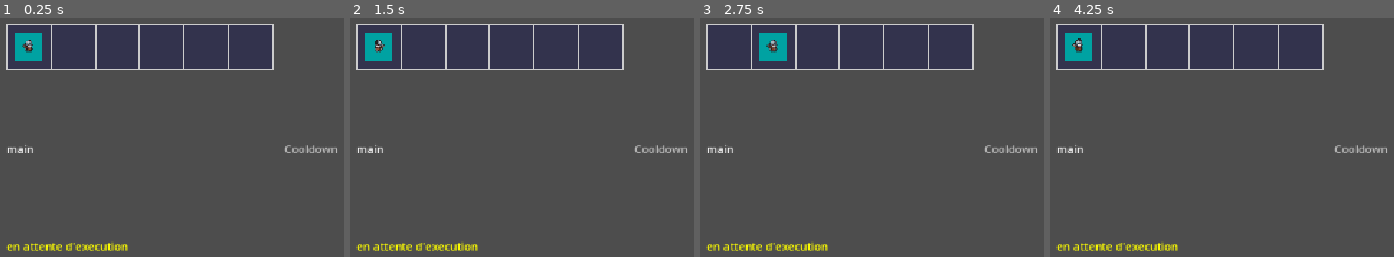
Above: before the commit, frames 1-4 (left to right).
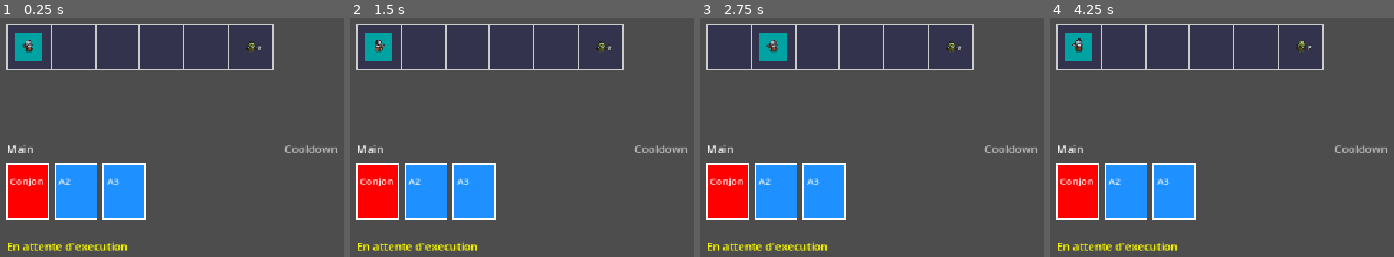
Above: after the commit, the same moments.

Repository: NiorsHaz/GMJ-Instase-2026
Game: Godot game, scene res://Scene/level_test.tscn
Two runs of this game, one before a commit and one after it. Both use one fixed random seed, a clock stepped at 60 frames per second and the inputs below.
Inputs (mouse positions are in pixels of both pictures, inside the frame that each line leads up to):
- Up to frame 1 (0.25 s): no input
- Up to frame 2 (1.5 s): tap Enter (ui_accept) at 0.5, 1.35 s; move the mouse to (outside the picture) at 0.52 s; hold Right (ui_right) 0.53-1.28 s; hold Enter (ui_accept) 0.53-1.28 s; tap E at 0.6 s; click (outside the picture) at 0.67 s; move the mouse to (525, 132) at 1.27 s; hold Left (ui_left) from 1.28 s (still down); click (525, 132) at 1.42 s
- Up to frame 3 (2.75 s): tap Enter (ui_accept) at 1.52, 1.82 s; tap E at 1.55, 2.1 s; move the mouse to (outside the picture) at 2.02 s; release Left (ui_left) at 2.03 s; hold Right (ui_right) from 2.03 s (still down); hold Enter (ui_accept) from 2.03 s (still down); click (outside the picture) at 2.17 s
- Up to frame 4 (4.25 s): move the mouse to (1345, 202) at 2.77 s; release Enter (ui_accept) at 2.78 s; tap E at 2.85 s; click (1345, 202) at 2.92 s; tap Enter (ui_accept) at 3.02, 3.32, 3.5 s; move the mouse to (outside the picture) at 3.52 s; release Right (ui_right) at 3.53 s; hold Left (ui_left) from 3.53 s (still down); hold Enter (ui_accept) from 3.53 s (still down); click (outside the picture) at 3.67 s

The runs differ from the first frame. In frame 1, 9.7% of the frame differs, in the area x 1-77%, y 9-98%; in frame 2, 9.7%; in frame 3, 9.7%; in frame 4, 9.7%.
Error before the commit: Invalid access to property or key 'word_stats' on a base object of type 'Resource (Bookstats)'. (res://Scripts/script.gd:121)

Commit message:
Added enemy for test

Diff:
--- /dev/null
+++ b/Resource/Data/Enemy/orc.tres
@@ -0,0 +1,61 @@
+[gd_resource type="Resource" script_class="EnemyStats" format=3 uid="uid://bvy3sc4i7nepb"]
+
+[ext_resource type="Script" uid="uid://cn10uboxkse7u" path="res://Scripts/Classes/enemy_stats.gd" id="1_1hl1p"]
+[ext_resource type="Texture2D" uid="uid://5s4qhutk68r0" path="res://Resource/Tiny RPG Character Asset Pack v1.03 -Free Soldier&Orc/Characters(100x100)/Orc/Orc/Orc-Idle.png" id="1_sgimr"]
+
+[sub_resource type="AtlasTexture" id="AtlasTexture_m4mka"]
+atlas = ExtResource("1_sgimr")
+region = Rect2(0, 0, 100, 100)
+
+[sub_resource type="AtlasTexture" id="AtlasTexture_fvh6v"]
+atlas = ExtResource("1_sgimr")
+region = Rect2(100, 0, 100, 100)
+
+[sub_resource type="AtlasTexture" id="AtlasTexture_f33eb"]
+atlas = ExtResource("1_sgimr")
+region = Rect2(200, 0, 100, 100)
+
+[sub_resource type="AtlasTexture" id="AtlasTexture_h2pyu"]
+atlas = ExtResource("1_sgimr")
+region = Rect2(300, 0, 100, 100)
+
+[sub_resource type="AtlasTexture" id="AtlasTexture_2oppl"]
+atlas = ExtResource("1_sgimr")
+region = Rect2(400, 0, 100, 100)
+
+[sub_resource type="AtlasTexture" id="AtlasTexture_hfxvy"]
+atlas = ExtResource("1_sgimr")
+region = Rect2(500, 0, 100, 100)
+
+[sub_resource type="SpriteFrames" id="SpriteFrames_r5p1p"]
+animations = [{
+"frames": [{
+"duration": 1.0,
+"texture": SubResource("AtlasTexture_m4mka")
+}, {
+"duration": 1.0,
+"texture": SubResource("AtlasTexture_fvh6v")
+}, {
+"duration": 1.0,
+"texture": SubResource("AtlasTexture_f33eb")
+}, {
+"duration": 1.0,
+"texture": SubResource("AtlasTexture_h2pyu")
+}, {
+"duration": 1.0,
+"texture": SubResource("AtlasTexture_2oppl")
+}, {
+"duration": 1.0,
+"texture": SubResource("AtlasTexture_hfxvy")
+}],
+"loop": 1,
+"name": &"idle",
+"speed": 5.0
+}]
+
+[resource]
+script = ExtResource("1_1hl1p")
+name = "orc"
+desc = "iption"
+animations = SubResource("SpriteFrames_r5p1p")
+metadata/_custom_type_script = "uid://cn10uboxkse7u"
--- /dev/null
+++ b/Scene/Enemy/enemy.tscn
@@ -0,0 +1,13 @@
+[gd_scene format=3 uid="uid://ch2o703p65oxg"]
+
+[ext_resource type="Script" uid="uid://ejorh2rwp2fo" path="res://enemy.gd" id="1_cisrx"]
+[ext_resource type="Resource" uid="uid://bvy3sc4i7nepb" path="res://Resource/Data/Enemy/orc.tres" id="2_r5p1p"]
+
+[sub_resource type="SpriteFrames" id="SpriteFrames_evsvj"]
+
+[node name="Enemy" type="Node2D" unique_id=1588713721]
+script = ExtResource("1_cisrx")
+stats = ExtResource("2_r5p1p")
+
+[node name="animation" type="AnimatedSprite2D" parent="." unique_id=104168628]
+sprite_frames = SubResource("SpriteFrames_evsvj")
--- a/Scene/player.tscn
+++ b/Scene/player.tscn
@@ -4,6 +4,7 @@
 [ext_resource type="Texture2D" uid="uid://daift5qhpm7tr" path="res://Resource/Tiny RPG Character Asset Pack v1.03 -Free Soldier&Orc/Characters(100x100)/Soldier/Soldier/Soldier-Idle.png" id="2_xa75v"]
 [ext_resource type="Script" uid="uid://b8tu4qv4l0ghw" path="res://Scripts/Classes/books_stats.gd" id="3_ivevv"]
 [ext_resource type="Script" uid="uid://csq6n5mc7lp8u" path="res://Scripts/Classes/players_stats.gd" id="3_xa75v"]
+[ext_resource type="Script" uid="uid://c1indbunfrib1" path="res://Scripts/Classes/word_database.gd" id="4_p6qlh"]
 [ext_resource type="Script" uid="uid://dl3lc6jj1tdvx" path="res://Scripts/Classes/words_stats.gd" id="4_r6jsd"]
 
 [sub_resource type="AtlasTexture" id="AtlasTexture_2sw5t"]
@@ -56,18 +57,28 @@
 "speed": 5.0
 }]
 
-[sub_resource type="SpriteFrames" id="SpriteFrames_ivevv"]
+[sub_resource type="Resource" id="Resource_r6jsd"]
+script = ExtResource("4_r6jsd")
+id = 1
+name = "Conjonction"
+range = 1
+cooldown = 1
+metadata/_custom_type_script = "uid://dl3lc6jj1tdvx"
 
-[sub_resource type="Resource" id="Resource_58ae2"]
+[sub_resource type="Resource" id="Resource_p6qlh"]
 script = ExtResource("4_r6jsd")
-name = "Power "
-animations = SubResource("SpriteFrames_ivevv")
-range = 1
+id = 1
 metadata/_custom_type_script = "uid://dl3lc6jj1tdvx"
+
+[sub_resource type="Resource" id="Resource_ivevv"]
+script = ExtResource("4_p6qlh")
+words = Array[ExtResource("4_r6jsd")]([SubResource("Resource_r6jsd"), SubResource("Resource_p6qlh")])
+metadata/_custom_type_script = "uid://c1indbunfrib1"
 
 [sub_resource type="Resource" id="Resource_xa75v"]
 script = ExtResource("3_ivevv")
-word_stats = Array[Resource]([SubResource("Resource_58ae2")])
+word_database = SubResource("Resource_ivevv")
+word_ids = Array[int]([0])
 metadata/_custom_type_script = "uid://b8tu4qv4l0ghw"
 
 [sub_resource type="Resource" id="Resource_q1uoi"]
@@ -119,6 +130,8 @@
 "speed": 5.0
 }]
 
+[sub_resource type="CircleShape2D" id="CircleShape2D_evsvj"]
+
 [node name="Player" type="CharacterBody2D" unique_id=548813844]
 script = ExtResource("1_kelma")
 stats = SubResource("Resource_q1uoi")
@@ -132,3 +145,6 @@
 
 [node name="animation" type="AnimatedSprite2D" parent="." unique_id=2084107405]
 sprite_frames = SubResource("SpriteFrames_evsvj")
+
+[node name="CollisionShape2D" type="CollisionShape2D" parent="." unique_id=361133972]
+shape = SubResource("CircleShape2D_evsvj")
--- a/Scripts/Classes/enemy_stats.gd
+++ b/Scripts/Classes/enemy_stats.gd
@@ -1,18 +1,24 @@
-class_name EnemyStats extends Resource
+
+class_name EnemyStats
+extends Resource
 
 @export_group("enemy_stats")
-@export var name := "name"
-@export var desc := "Enemy description"
-@export var hp := 0
-@export var stun := 0
-@export var icon : Texture2D
-@export var range_left := 0
-@export var range_right := 0
-@export var animations := SpriteFrames
+@export var name: String = "Enemy"
+@export var desc: String = "Enemy description"
+@export var hp: int = 10
+@export var stun: int = 0
+@export var icon: Texture2D
+@export var range_left: int = 1
+@export var range_right: int = 1
+@export var animations: SpriteFrames
 
 @export_group("enemy_type_stats")
-@export var type_name := "enemy type name"
-@export var type_desc := "enemy type description "
-@export_enum("res_fire","res_light","res_water") var res : int = 0
-@export_enum("fire_hit","water_hit","light_hit") var hit_type : int = 0
-@export var enemy_type_icon : Texture2D
+@export var type_name: String = "Enemy type"
+@export var type_desc: String = "Enemy type description"
+@export_enum("res_fire", "res_light", "res_water")
+var res: int = 0
+
+@export_enum("fire_hit", "water_hit", "light_hit")
+var hit_type: int = 0
+
+@export var enemy_type_icon: Texture2D
--- a/Scripts/Classes/words_stats.gd
+++ b/Scripts/Classes/words_stats.gd
@@ -1,15 +1,23 @@
-class_name WordStats extends Resource
+
+class_name WordStats
+extends Resource
+
+@export var id: int = 0
 
 @export_group("word_stats")
-@export var damage := 0
-@export var stun_damage := 0
-@export var name := "Nom d'un mot"
-@export var animations : SpriteFrames
+@export var damage: int = 0
+@export var stun_damage: int = 0
+@export var name: String = "Nom d'un mot"
+@export var animations: SpriteFrames
+@export var icon: Texture2D
 
-@export_group("word_type_state")
-@export var type_name := "Nom du type"
-@export var desc := "description d'un type de mots"
-@export_enum("fire_hit","water_hit","light_hit") var hit_type : int = 0
-@export var icon := Texture2D
-@export var range := 0
-@export var cooldown :=0
+@export_group("word_type_stats")
+@export var type_name: String = "Nom du type"
+@export var desc: String = "Description d'un type de mots"
+
+@export_enum("fire_hit", "water_hit", "light_hit")
+var hit_type: int = 0
+
+@export_group("word_combat_stats")
+@export var range: int = 0
+@export var cooldown: int = 0
--- a/Scripts/script.gd
+++ b/Scripts/script.gd
@@ -1,31 +1,50 @@
+
 extends Node2D
+
 @export var cell_count: int = 6
 @export var cell_width: int = 64
 @export var cell_height: int = 64
 @export var start_position: Vector2 = Vector2(100, 200)
+
 var books: Bookstats
+
 const PLAYER_SCENE = preload("res://Scene/player.tscn")
+const ENEMY_SCENE = preload("res://Scene/Enemy/enemy.tscn")
+
 var horizontal_grid: Array = []
 var player_instance: Node2D = null
+var enemy_instance: Node2D = null
+
 var player_hand: Array[ActionTile] = []
 var action_queue: Array[ActionTile] = []
 var cooldown_list: Array[ActionTile] = []
+
 const TILE_WIDTH = 60
 const TILE_HEIGHT = 80
 const TILE_SPACING = 70
+
 const HAND_POS = Vector2(100, 400)
 const QUEUE_POS = Vector2(100, 540)
 const COOLDOWN_POS = Vector2(500, 400)
 
+
 func _ready() -> void:
 	generate_grid()
 	spawn_player()
+	spawn_enemy()
 	setup_deck()
+
+
+# ----------------------------------------
+# GRID
+# ----------------------------------------
 
 func generate_grid() -> void:
 	horizontal_grid.clear()
+
 	for i in range(cell_count):
 		var cell_pos = start_position + Vector2(i * cell_width, 0)
+
 		horizontal_grid.append({
 			"id": "col_" + str(i),
 			"position": cell_pos,
@@ -33,120 +52,425 @@
 			"occupied_by": null
 		})
 
+
+# ----------------------------------------
+# PLAYER
+# ----------------------------------------
+
 func spawn_player() -> void:
 	if horizontal_grid.is_empty():
 		return
+
 	player_instance = PLAYER_SCENE.instantiate()
 	add_child(player_instance)
-	if "stats" in player_instance and player_instance.stats:
-		books = player_instance.stats.book
+
+	var player_stats = player_instance.get("stats")
+
+	if player_stats != null:
+		books = player_stats.get("book")
+
 	player_instance.z_index = 10
+
 	var first_cell = horizontal_grid[0]
-	player_instance.setup_position(first_cell["position"] + Vector2(cell_width / 2.0, cell_height / 2.0))
+	var center_offset = Vector2(
+		cell_width / 2.0,
+		cell_height / 2.0
+	)
+
+	player_instance.call(
+		"setup_position",
+		first_cell["position"] + center_offset
+	)
+
+	first_cell["occupied_by"] = player_instance
+
+
+# ----------------------------------------
+# ENEMY
+# ----------------------------------------
+
+func spawn_enemy() -> void:
+	if horizontal_grid.size() < 2:
+		return
+
+	enemy_instance = ENEMY_SCENE.instantiate()
+
+	add_child(enemy_instance)
+
+	var enemy_index = horizontal_grid.size() - 1
+	var enemy_cell = horizontal_grid[enemy_index]
+
+	var center_offset = Vector2(
+		cell_width / 2.0,
+		cell_height / 2.0
+	)
+
+	enemy_instance.call(
+		"setup_position",
+		enemy_cell["position"] + center_offset,
+		enemy_index
+	)
+
+	enemy_instance.z_index = 10
+	enemy_cell["occupied_by"] = enemy_instance
+
+
+# ----------------------------------------
+# DRAW GRID AND ACTION TILES
+# ----------------------------------------
 
 func _draw() -> void:
+	# Draw grid cells.
 	for cell in horizontal_grid:
-		var rect = Rect2(cell["position"], Vector2(cell_width, cell_height))
+		var rect = Rect2(
+			cell["position"],
+			Vector2(cell_width, cell_height)
+		)
+
 		draw_rect(rect, Color(0.2, 0.2, 0.3), true)
 		draw_rect(rect, Color(0.8, 0.8, 0.8), false, 2.0)
-	draw_string(ThemeDB.fallback_font, HAND_POS + Vector2(0, -15), "main", HORIZONTAL_ALIGNMENT_LEFT, -1, 16, Color.WHITE)
+
+	# Draw player hand.
+	draw_string(
+		ThemeDB.fallback_font,
+		HAND_POS + Vector2(0, -15),
+		"Main",
+		HORIZONTAL_ALIGNMENT_LEFT,
+		-1,
+		16,
+		Color.WHITE
+	)
+
 	for i in range(player_hand.size()):
 		var tile = player_hand[i]
-		var tile_rect = Rect2(HAND_POS + Vector2(i * TILE_SPACING, 0), Vector2(TILE_WIDTH, TILE_HEIGHT))
+
+		var tile_rect = Rect2(
+			HAND_POS + Vector2(i * TILE_SPACING, 0),
+			Vector2(TILE_WIDTH, TILE_HEIGHT)
+		)
+
 		draw_rect(tile_rect, tile.tile_color, true)
 		draw_rect(tile_rect, Color.WHITE, false, 2.0)
-		draw_string(ThemeDB.fallback_font, tile_rect.position + Vector2(5, 30), tile.tile_name, HORIZONTAL_ALIGNMENT_LEFT, 50, 14, Color.WHITE)
-	draw_string(ThemeDB.fallback_font, QUEUE_POS + Vector2(0, -15), "en attente d'execution", HORIZONTAL_ALIGNMENT_LEFT, -1, 16, Color.YELLOW)
+
+		draw_string(
+			ThemeDB.fallback_font,
+			tile_rect.position + Vector2(5, 30),
+			tile.tile_name,
+			HORIZONTAL_ALIGNMENT_LEFT,
+			50,
+			14,
+			Color.WHITE
+		)
+
+	# Draw action queue.
+	draw_string(
+		ThemeDB.fallback_font,
+		QUEUE_POS + Vector2(0, -15),
+		"En attente d'execution",
+		HORIZONTAL_ALIGNMENT_LEFT,
+		-1,
+		16,
+		Color.YELLOW
+	)
+
 	for i in range(action_queue.size()):
 		var tile = action_queue[i]
-		var queue_rect = Rect2(QUEUE_POS + Vector2(i * TILE_SPACING, 0), Vector2(TILE_WIDTH, TILE_HEIGHT))
+
+		var queue_rect = Rect2(
+			QUEUE_POS + Vector2(i * TILE_SPACING, 0),
+			Vector2(TILE_WIDTH, TILE_HEIGHT)
+		)
+
 		draw_rect(queue_rect, tile.tile_color, true)
 		draw_rect(queue_rect, Color.YELLOW, false, 3.0)
-		draw_string(ThemeDB.fallback_font, queue_rect.position + Vector2(5, 30), tile.tile_name, HORIZONTAL_ALIGNMENT_LEFT, 50, 14, Color.WHITE)
-	draw_string(ThemeDB.fallback_font, COOLDOWN_POS + Vector2(0, -15), "Cooldown", HORIZONTAL_ALIGNMENT_LEFT, -1, 16, Color.GRAY)
+
+		draw_string(
+			ThemeDB.fallback_font,
+			queue_rect.position + Vector2(5, 30),
+			tile.tile_name,
+			HORIZONTAL_ALIGNMENT_LEFT,
+			50,
+			14,
+			Color.WHITE
+		)
+
+	# Draw cooldown tiles.
+	draw_string(
+		ThemeDB.fallback_font,
+		COOLDOWN_POS + Vector2(0, -15),
+		"Cooldown",
+		HORIZONTAL_ALIGNMENT_LEFT,
+		-1,
+		16,
+		Color.GRAY
+	)
+
 	for i in range(cooldown_list.size()):
 		var tile = cooldown_list[i]
-		var cd_rect = Rect2(COOLDOWN_POS + Vector2(i * TILE_SPACING, 0), Vector2(TILE_WIDTH, TILE_HEIGHT))
-		draw_rect(cd_rect, tile.tile_color.darkened(0.6), true)
-		draw_rect(cd_rect, Color.DARK_GRAY, false, 2.0)
-		draw_string(ThemeDB.fallback_font, cd_rect.position + Vector2(5, 30), tile.tile_name, HORIZONTAL_ALIGNMENT_LEFT, 50, 12, Color.LIGHT_GRAY)
-		draw_string(ThemeDB.fallback_font, cd_rect.position + Vector2(15, 60), "CD: " + str(tile.current_cooldown), HORIZONTAL_ALIGNMENT_LEFT, -1, 16, Color.YELLOW)
+
+		var cd_rect = Rect2(
+			COOLDOWN_POS + Vector2(i * TILE_SPACING, 0),
+			Vector2(TILE_WIDTH, TILE_HEIGHT)
+		)
+
+		draw_rect(
+			cd_rect,
+			tile.tile_color.darkened(0.6),
+			true
+		)
+
+		draw_rect(
+			cd_rect,
+			Color.DARK_GRAY,
+			false,
+			2.0
+		)
+
+		draw_string(
+			ThemeDB.fallback_font,
+			cd_rect.position + Vector2(5, 30),
+			tile.tile_name,
+			HORIZONTAL_ALIGNMENT_LEFT,
+			50,
+			12,
+			Color.LIGHT_GRAY
+		)
+
+		draw_string(
+			ThemeDB.fallback_font,
+			cd_rect.position + Vector2(15, 60),
+			"CD: " + str(tile.current_cooldown),
+			HORIZONTAL_ALIGNMENT_LEFT,
+			-1,
+			16,
+			Color.YELLOW
+		)
+
+
+# ----------------------------------------
+# INPUT
+# ----------------------------------------
 
 func _input(event: InputEvent) -> void:
-	if not player_instance:
+	if not is_instance_valid(player_instance):
 		return
-	var current_index = player_instance.current_cell_index
+
+	var current_index = int(
+		player_instance.get("current_cell_index")
+	)
+
 	if event.is_action_pressed("ui_left"):
 		try_move_player(current_index - 1)
+
 	elif event.is_action_pressed("ui_right"):
 		try_move_player(current_index + 1)
+
 	elif event.is_action_pressed("ui_accept"):
-		player_instance.flip_direction()
-	elif event is InputEventKey and event.pressed and event.keycode == KEY_E:
+		player_instance.call("flip_direction")
+
+	elif (
+		event is InputEventKey
+		and event.pressed
+		and not event.echo
+		and event.keycode == KEY_E
+	):
 		execute_queue()
+
 	elif event is InputEventMouseButton and event.pressed:
 		if event.button_index == MOUSE_BUTTON_RIGHT:
 			execute_queue()
 			return
+
 		elif event.button_index == MOUSE_BUTTON_LEFT:
 			var mouse_pos = event.position
+
+			# Select a tile from the hand.
 			for i in range(player_hand.size()):
-				var tile_rect = Rect2(HAND_POS + Vector2(i * TILE_SPACING, 0), Vector2(TILE_WIDTH, TILE_HEIGHT))
+				var tile_rect = Rect2(
+					HAND_POS + Vector2(i * TILE_SPACING, 0),
+					Vector2(TILE_WIDTH, TILE_HEIGHT)
+				)
+
 				if tile_rect.has_point(mouse_pos):
 					var selected_tile = player_hand[i]
+
 					player_hand.remove_at(i)
 					action_queue.append(selected_tile)
+
 					queue_redraw()
 					return
+
+			# Cancel a queued tile.
 			for i in range(action_queue.size()):
-				var queue_rect = Rect2(QUEUE_POS + Vector2(i * TILE_SPACING, 0), Vector2(TILE_WIDTH, TILE_HEIGHT))
+				var queue_rect = Rect2(
+					QUEUE_POS + Vector2(i * TILE_SPACING, 0),
+					Vector2(TILE_WIDTH, TILE_HEIGHT)
+				)
+
 				if queue_rect.has_point(mouse_pos):
 					var cancelled_tile = action_queue[i]
+
 					action_queue.remove_at(i)
 					player_hand.append(cancelled_tile)
+
 					queue_redraw()
 					return
 
+
+# ----------------------------------------
+# PLAYER MOVEMENT
+# ----------------------------------------
+
 func try_move_player(target_index: int) -> void:
-	if target_index >= 0 and target_index < horizontal_grid.size():
-		var target_cell = horizontal_grid[target_index]
-		var center_offset = Vector2(cell_width / 2.0, cell_height / 2.0)
-		player_instance.move_to(target_cell["position"] + center_offset, target_index)
-		advance_turn()
+	if target_index < 0 or target_index >= horizontal_grid.size():
+		return
+
+	# Do not allow movement into the enemy's cell.
+	if is_instance_valid(enemy_instance):
+		var enemy_index = int(
+			enemy_instance.get("current_cell_index")
+		)
+
+		if target_index == enemy_index:
+			print("The enemy blocks this cell!")
+			return
+
+	var target_cell = horizontal_grid[target_index]
+
+	var center_offset = Vector2(
+		cell_width / 2.0,
+		cell_height / 2.0
+	)
+
+	player_instance.call(
+		"move_to",
+		target_cell["position"] + center_offset,
+		target_index
+	)
+
+	target_cell["occupied_by"] = player_instance
+
+	# Free the player's previous cell.
+	for cell in horizontal_grid:
+		if cell["occupied_by"] == player_instance:
+			cell["occupied_by"] = null
+
+	target_cell["occupied_by"] = player_instance
+
+	advance_turn()
+
+
+# ----------------------------------------
+# BOOK AND HAND
+# ----------------------------------------
 
 func setup_deck() -> void:
 	player_hand.clear()
 	action_queue.clear()
 	cooldown_list.clear()
-	if books and books.word_stats and books.word_stats.size() > 0:
-		for word in books.word_stats:
-			var cd = word.cooldown if word.cooldown > 0 else 2
-			player_hand.append(ActionTile.new(word.name, Color.RED, word.damage, word.range, cd))
+
+	if books != null:
+		var words = books.get_words()
+
+		for word in words:
+			var cd = word.cooldown
+
+			if cd <= 0:
+				cd = 2
+
+			player_hand.append(
+				ActionTile.new(
+					word.name,
+					Color.RED,
+					word.damage,
+					word.range,
+					word.cooldown
+				)
+			)
+
+	# Temporary tiles if the book contains fewer than 3 words.
 	while player_hand.size() < 3:
 		var extra_id = player_hand.size() + 1
-		player_hand.append(ActionTile.new("A" + str(extra_id), Color.DODGER_BLUE, 1, 1, 2))
+
+		player_hand.append(
+			ActionTile.new(
+				"A" + str(extra_id),
+				Color.DODGER_BLUE,
+				1,
+				1,
+				2
+			)
+		)
+
 	queue_redraw()
+
+
+# ----------------------------------------
+# EXECUTE ACTION QUEUE
+# ----------------------------------------
 
 func execute_queue() -> void:
 	if action_queue.is_empty():
 		return
+
 	for tile in action_queue:
+		# Attack the enemy if it exists and is in range.
+		if is_instance_valid(enemy_instance):
+			var enemy_index = int(
+				enemy_instance.get("current_cell_index")
+			)
+
+			var player_index = int(
+				player_instance.get("current_cell_index")
+			)
+
+			var distance = abs(enemy_index - player_index)
+
+			if distance <= tile.range_distance:
+				enemy_instance.call("take_damage", tile.damage)
+
+				print(
+					tile.tile_name,
+					" dealt ",
+					tile.damage,
+                    " damage!"
+				)
+			else:
+				print(
+					tile.tile_name,
+					" is out of range! Distance: ",
+					distance
+				)
+
+		# Put the tile on cooldown.
 		if tile.cooldown_max > 0:
 			tile.start_cooldown()
 			cooldown_list.append(tile)
 		else:
 			player_hand.append(tile)
+
 	action_queue.clear()
 	queue_redraw()
 
+
+# ----------------------------------------
+# TURN AND COOLDOWNS
+# ----------------------------------------
+
 func advance_turn() -> void:
 	var i = cooldown_list.size() - 1
+
 	while i >= 0:
 		var tile = cooldown_list[i]
+
 		tile.current_cooldown -= 1
+
 		if tile.current_cooldown <= 0:
 			tile.current_cooldown = 0
+
 			player_hand.append(tile)
 			cooldown_list.remove_at(i)
+
 		i -= 1
+
 	queue_redraw()
--- /dev/null
+++ b/enemy.gd
@@ -0,0 +1,87 @@
+
+extends Node2D
+
+@export var stats : EnemyStats
+
+@onready var animation: AnimatedSprite2D = $animation
+
+var current_cell_index: int = -1
+var health: int = 0
+var current_stun: int = 0
+
+
+func _ready() -> void:
+	if stats == null:
+		push_warning("EnemyStats has not been assigned to this enemy.")
+		return
+
+	health = stats.hp
+	current_stun = stats.stun
+
+	if stats.animations != null:
+		animation.sprite_frames = stats.animations
+
+		if animation.sprite_frames.has_animation("idle"):
+			animation.play("idle")
+
+
+func setup_position(
+	target_position: Vector2,
+	cell_index: int
+) -> void:
+	global_position = target_position
+	current_cell_index = cell_index
+
+
+func take_damage(amount: int) -> void:
+	if health <= 0:
+		return
+
+	health -= amount
+
+	if health < 0:
+		health = 0
+
+	print(stats.name, " HP: ", health, "/", stats.hp)
+
+	if health <= 0:
+		die()
+
+
+func apply_stun(amount: int) -> void:
+	if health <= 0:
+		return
+
+	current_stun += amount
+
+	print(stats.name, " stun: ", current_stun)
+
+
+func can_attack_player(player_cell_index: int) -> bool:
+	var distance = player_cell_index - current_cell_index
+
+	if distance < 0:
+		if abs(distance) <= stats.range_left:
+			return true
+
+	elif distance > 0:
+		if distance <= stats.range_right:
+			return true
+
+	return false
+
+
+func attack_player() -> int:
+	if health <= 0:
+		return 0
+
+	print(stats.name, " attacks!")
+
+	# Enemy damage will be added to EnemyStats later.
+	return 0
+
+
+func die() -> void:
+	print(stats.name, " defeated!")
+
+	queue_free()
Not shown, added: enemy.gd.uid
